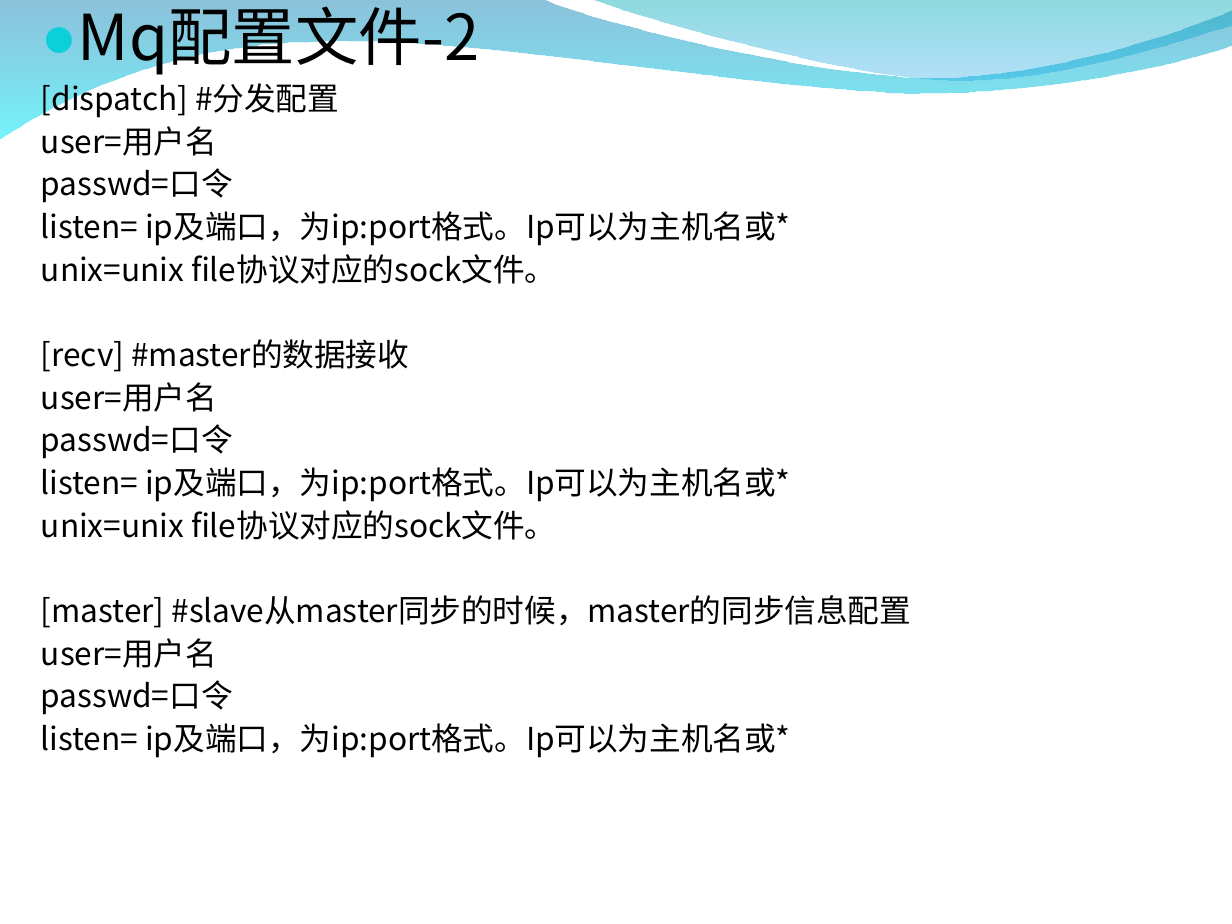
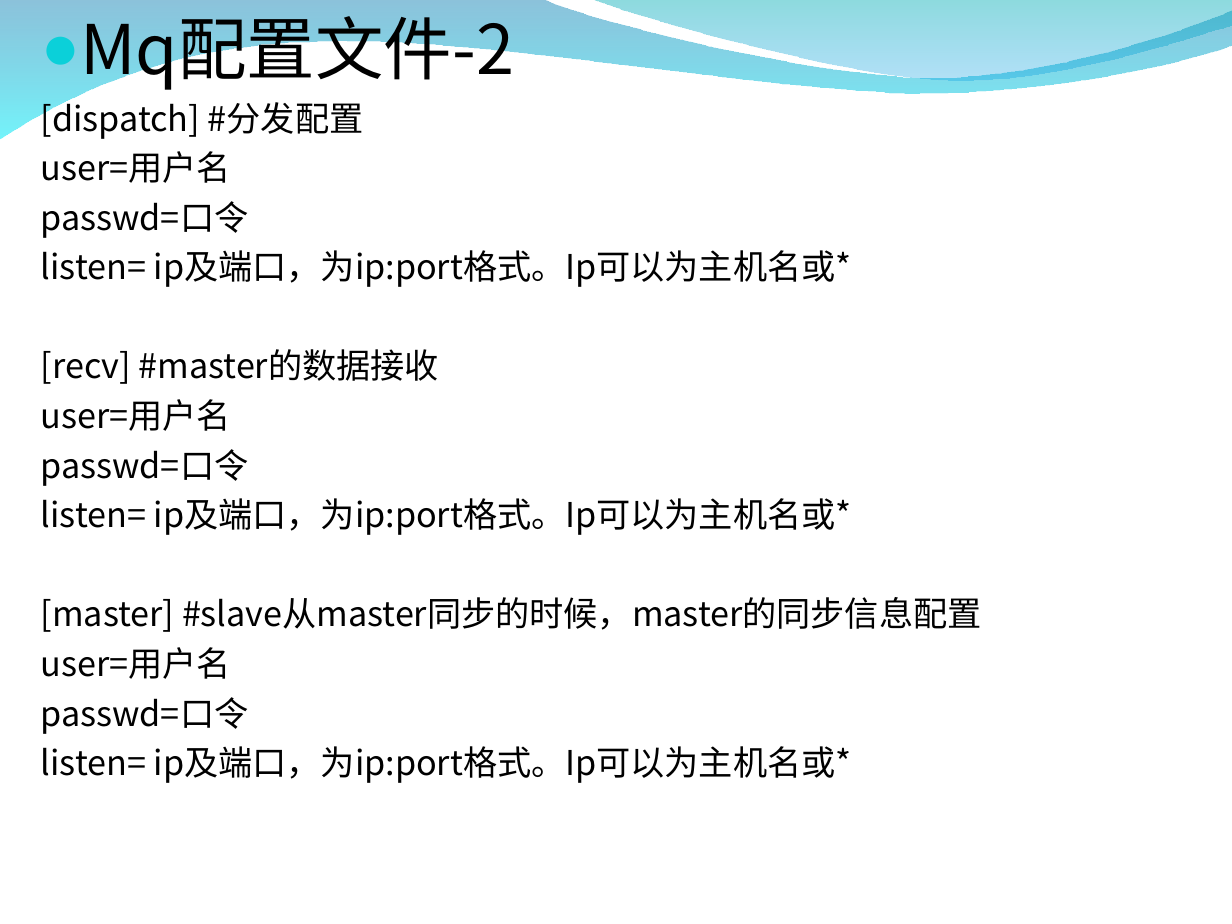
Before and after one commit to zxf1864/cwinux-mq, a slide deck: slide 10 of mq/doc/mq_introduce.ppt. Drawn at 1232x924 pixels with LibreOffice and Linux fonts; fonts in the diff are those of the drawing; background and template pictures are left out. Boxes give left, top, right and bottom in pixels: in the first picture for what was removed or moved away, otherwise in the second. Text is boxed around its words. In the diff, an @@ line names an element or a change of style, - is before the commit and + after.

```diff
--- a/mq/doc/mq_introduce.ppt
+++ b/mq/doc/mq_introduce.ppt
@@ text "Mq配置文件-2" at box(41, 16, 981, 783): size 29.6 to 32 pt in "Mq配置文件-2"; size 14.8 to 16 pt; line spacing 0.9 to 1 @@
@@ text at box(41, 254, 557, 284): paragraph removed @@
-unix=unix file协议对应的sock文件。
@@ text at box(41, 510, 557, 540): paragraph removed @@
-unix=unix file协议对应的sock文件。
```
Also in this commit, not shown: 4 other slides changed, 1 slide removed.
